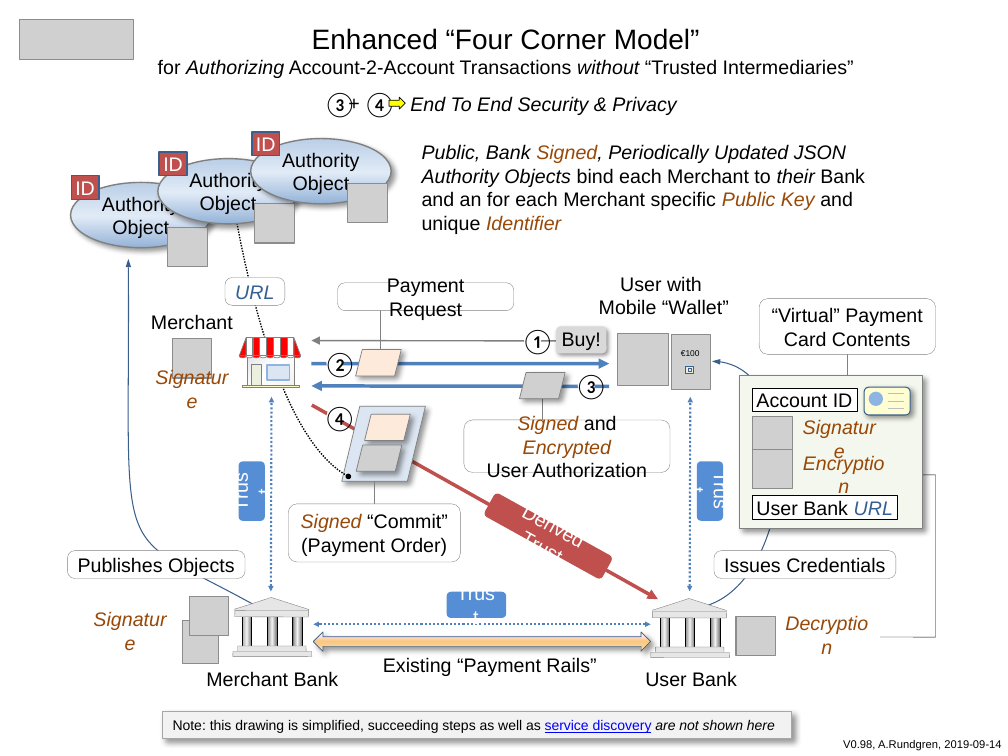
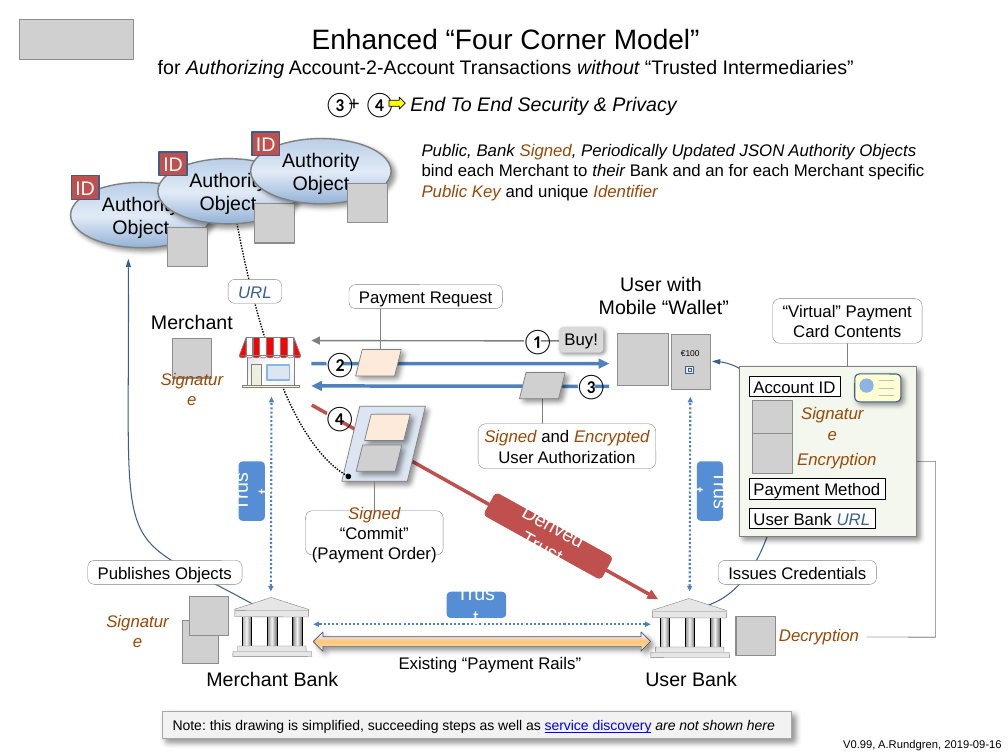
Before and after one commit to cyberphone/doc, a slide deck: slide 1 of saturn/enhanced-four-corner-model.pptx. Drawn at 1008x756 pixels with LibreOffice and Linux fonts; fonts in the diff are those of the drawing; grey boxes stand for pictures. Boxes give left, top, right and bottom in pixels: in the first picture for what was removed or moved away, otherwise in the second. Text is boxed around its words. In the diff, an @@ line names an element or a change of style, - is before the commit and + after.

```diff
--- a/saturn/enhanced-four-corner-model.pptx
+++ b/saturn/enhanced-four-corner-model.pptx
@@ rounded rectangle "Payment Request" resized from (x1=338, y1=283, x2=514, y2=311) to (x1=349, y1=284, x2=502, y2=308) @@
@@ rounded rectangle "“Virtual” Payment Card Contents" resized from (x1=759, y1=298, x2=935, y2=354) to (x1=773, y1=298, x2=922, y2=343) @@
@@ line moved from (848, 393) - (848, 355) to (848, 387) - (848, 344) @@
@@ rectangle resized from (x1=739, y1=376, x2=921, y2=529) to (x1=739, y1=367, x2=916, y2=537) @@
@@ rectangle "Account ID" resized from (x1=753, y1=388, x2=858, y2=412) to (x1=750, y1=377, x2=841, y2=397) @@
@@ 3 lines, 1 rounded rectangle, 1 ellipse moved together from (x1=864, y1=387, x2=910, y2=415) to (x1=855, y1=374, x2=901, y2=402) @@
@@ picture moved from (x1=753, y1=416, x2=792, y2=456) to (x1=753, y1=401, x2=792, y2=440) @@
@@ rounded rectangle "Signature" resized from (x1=792, y1=425, x2=887, y2=452) to (x1=791, y1=412, x2=873, y2=434) @@
@@ rounded rectangle "Signed and Encrypted User Authorization" resized from (x1=464, y1=420, x2=669, y2=473) to (x1=478, y1=423, x2=655, y2=469) @@
@@ picture moved from (x1=753, y1=450, x2=792, y2=489) to (x1=753, y1=434, x2=792, y2=474) @@
@@ size 14 to 12 pt in 17 elements at (x1=559, y1=327, x2=604, y2=352), (x1=228, y1=279, x2=281, y2=303), (x1=478, y1=423, x2=655, y2=469), (x1=349, y1=284, x2=502, y2=308), (x1=399, y1=657, x2=581, y2=673), (x1=151, y1=377, x2=233, y2=399), (x1=719, y1=560, x2=877, y2=585), (x1=773, y1=298, x2=922, y2=343), (x1=88, y1=560, x2=242, y2=585), (x1=305, y1=511, x2=443, y2=555), (x1=750, y1=508, x2=876, y2=528), (x1=750, y1=377, x2=841, y2=397), (x1=791, y1=412, x2=873, y2=434), (x1=422, y1=144, x2=924, y2=201), (x1=779, y1=629, x2=859, y2=645), (x1=97, y1=620, x2=178, y2=642), (x1=797, y1=453, x2=876, y2=469) @@
@@ text "Encryption" moved from (x1=792, y1=462, x2=895, y2=488) to (x1=797, y1=453, x2=876, y2=469) @@
@@ rectangle added at (x1=750, y1=479, x2=886, y2=499), fill #FFFFFF, outline #000000 0.5 pt, 12 pt, text #000000 @@
+Payment Method
@@ freeform shape resized from (x1=880, y1=475, x2=935, y2=637) to (x1=867, y1=462, x2=935, y2=637) @@
@@ rounded rectangle "Signed “Commit”" resized from (x1=288, y1=504, x2=461, y2=562) to (x1=305, y1=511, x2=443, y2=555) @@
@@ rectangle "User Bank URL" resized from (x1=753, y1=495, x2=898, y2=519) to (x1=750, y1=508, x2=876, y2=528) @@
@@ rounded rectangle "Publishes Objects" resized from (x1=68, y1=550, x2=245, y2=579) to (x1=88, y1=560, x2=242, y2=585) @@
@@ rounded rectangle "Issues Credentials" resized from (x1=714, y1=550, x2=895, y2=579) to (x1=719, y1=560, x2=877, y2=585) @@
@@ rounded rectangle "Signature" resized from (x1=83, y1=618, x2=177, y2=644) to (x1=97, y1=620, x2=178, y2=642) @@
@@ text "Decryption" moved from (x1=775, y1=621, x2=880, y2=647) to (x1=779, y1=629, x2=859, y2=645) @@
@@ text "Existing “Payment Rails”" moved from (x1=383, y1=657, x2=596, y2=676) to (x1=399, y1=657, x2=581, y2=673) @@
@@ text at (x1=843, y1=740, x2=1001, y2=751): text changed @@
-V0.98, A.Rundgren, 2019-09-14
+V0.99, A.Rundgren, 2019-09-16
```
Also in this commit, not shown: 1 other file.
